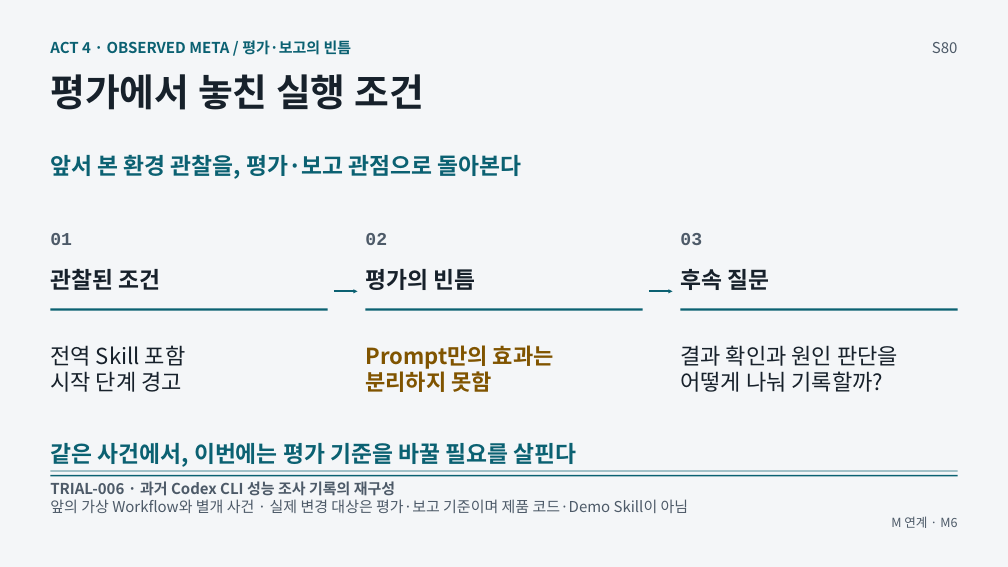
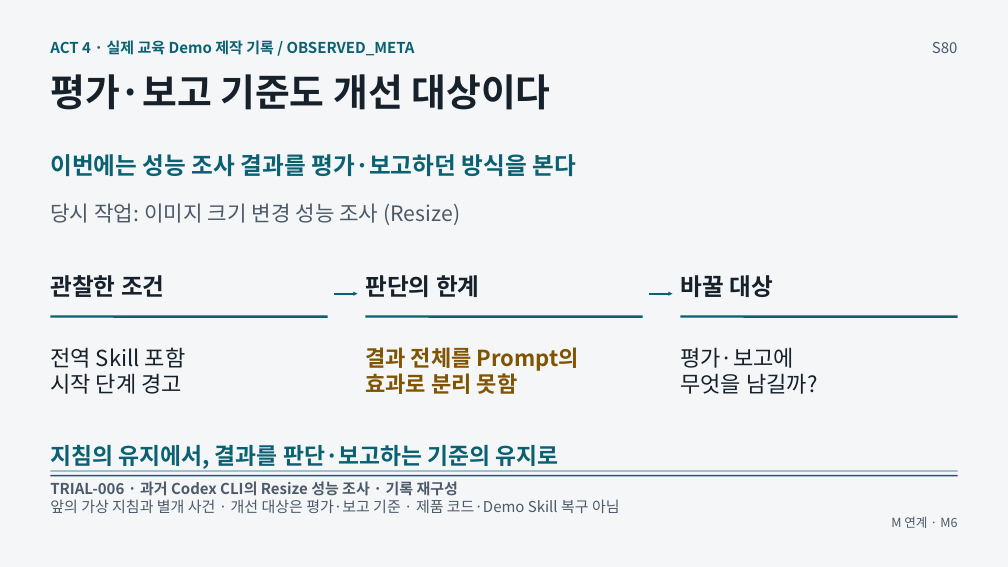
Before and after one commit to GideokKim/ai-dev-training, a slide deck: slide 80 of production/AI_Dev_Training_Full.pptx. Drawn at 1008x567 pixels with LibreOffice and Linux fonts; fonts in the diff are those of the drawing. Boxes give left, top, right and bottom in pixels: in the first picture for what was removed or moved away, otherwise in the second. Text is boxed around its words. In the diff, an @@ line names an element or a change of style, - is before the commit and + after.

```diff
--- a/production/AI_Dev_Training_Full.pptx
+++ b/production/AI_Dev_Training_Full.pptx
@@ text at (50, 40, 415, 56): text changed @@
-ACT 4 · OBSERVED META / 평가·보고의 빈틈
+ACT 4 · 실제 교육 Demo 제작 기록 / OBSERVED_META
@@ text at (50, 74, 550, 110): text changed @@
-평가에서 놓친 실행 조건
+평가·보고 기준도 개선 대상이다
@@ text at (50, 154, 576, 176): text changed; size 21.8 to 22.5 pt @@
-앞서 본 환경 관찰을, 평가·보고 관점으로 돌아본다
+이번에는 성능 조사 결과를 평가·보고하던 방식을 본다
@@ text added at (50, 203, 461, 225), 20.2 pt, text #4D5A68 @@
+당시 작업: 이미지 크기 변경 성능 조사 (Resize)
@@ text removed at (50, 233, 72, 245) @@
-01
@@ text removed at (680, 233, 702, 245) @@
-03
@@ text removed at (365, 269, 476, 290) @@
-평가의 빈틈
@@ text removed at (680, 269, 770, 290) @@
-후속 질문
@@ text at (50, 275, 165, 297): text changed; size 21.8 to 22.5 pt @@
-관찰된 조건
+관찰한 조건
@@ arrow moved from (334, 291) - (358, 291) to (334, 294) - (358, 294) @@
@@ text at (365, 275, 480, 297): text changed; size 17.2 to 22.5 pt; font Courier New to Noto Sans CJK KR; text colour #4D5A68 to #17212B @@
-02
+판단의 한계
@@ arrow moved from (649, 291) - (673, 291) to (649, 294) - (673, 294) @@
@@ text added at (680, 275, 773, 297), 22.5 pt, text #17212B, bold @@
+바꿀 대상
@@ 3 lines: place and size @@
-3 lines at (51, 309, 958, 309)
+3 lines at (51, 317, 958, 317)
@@ text at (365, 347, 579, 394): text changed @@
-Prompt만의 효과는
-분리하지 못함
+결과 전체를 Prompt의
+효과로 분리 못함
@@ text at (680, 347, 817, 394): text changed @@
-결과 확인과 원인 판단을
-어떻게 나눠 기록할까?
+평가·보고에
+무엇을 남길까?
@@ text at (50, 445, 559, 469): text changed @@
-같은 사건에서, 이번에는 평가 기준을 바꿀 필요를 살핀다
+지침의 유지에서, 결과를 판단·보고하는 기준의 유지로
@@ text at (50, 481, 458, 496): text changed @@
-TRIAL-006 · 과거 Codex CLI 성능 조사 기록의 재구성
+TRIAL-006 · 과거 Codex CLI의 Resize 성능 조사 · 기록 재구성
@@ text at (50, 499, 620, 513): text changed @@
-앞의 가상 Workflow와 별개 사건 · 실제 변경 대상은 평가·보고 기준이며 제품 코드·Demo Skill이 아님
+앞의 가상 지침과 별개 사건 · 개선 대상은 평가·보고 기준 · 제품 코드·Demo Skill 복구 아님
```
Also in this commit, not shown: 9 other slides changed, 54 other files.
